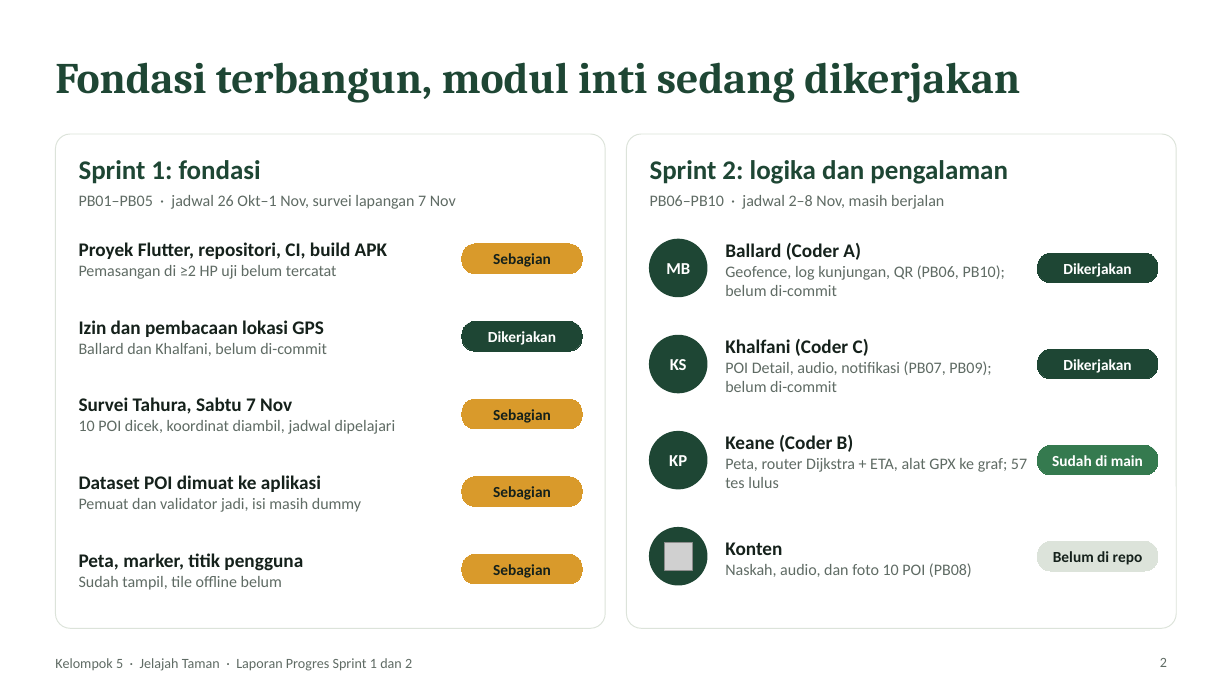
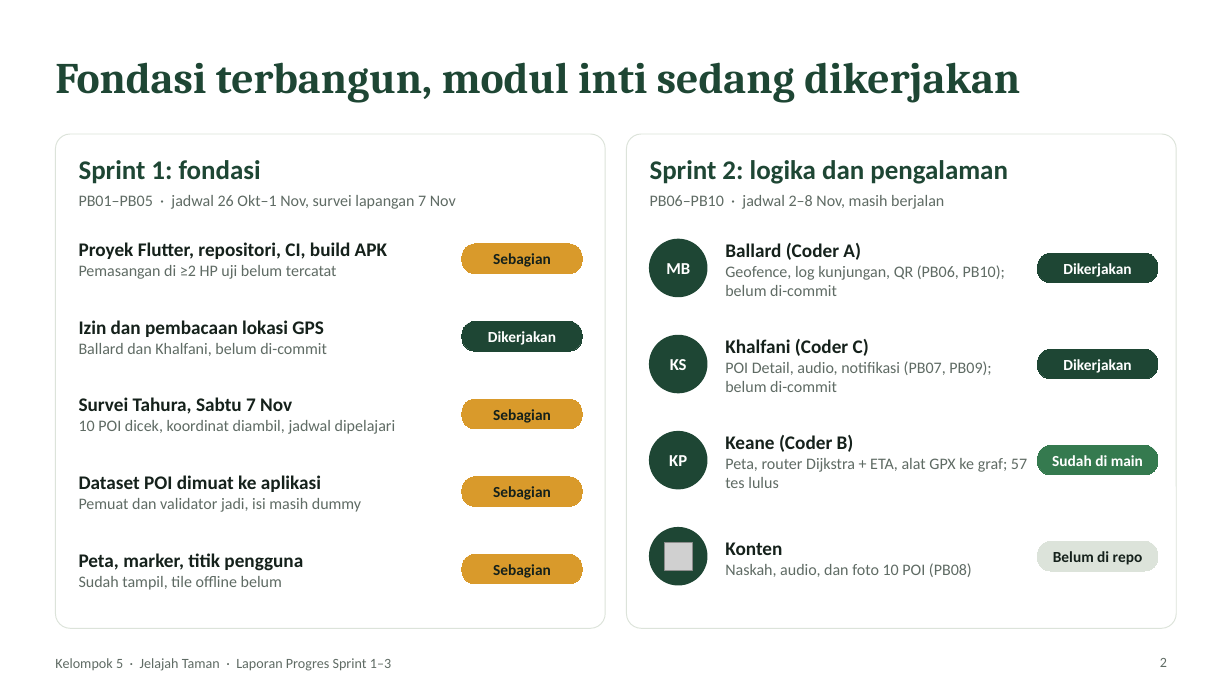
Before and after one commit to keaneplim/Transformasi-Digital-UAS, a slide deck: slide 2 of docs/presentation/Progres_Sprint1-2_Kel5_Jelajah_Taman.pptx. Drawn at 1232x693 pixels with LibreOffice and Linux fonts; fonts in the diff are those of the drawing; grey boxes stand for pictures; background and template pictures are left out. Boxes give left, top, right and bottom in pixels: in the first picture for what was removed or moved away, otherwise in the second. Text is boxed around its words. In the diff, an @@ line names an element or a change of style, - is before the commit and + after.

```diff
--- a/docs/presentation/Progres_Sprint1-2_Kel5_Jelajah_Taman.pptx
+++ b/docs/presentation/Progres_Sprint1-2_Kel5_Jelajah_Taman.pptx
@@ text at [55,658,391,671]: text changed @@
-Kelompok 5 · Jelajah Taman · Laporan Progres Sprint 1 dan 2
+Kelompok 5 · Jelajah Taman · Laporan Progres Sprint 1–3
```
Also in this commit, not shown: 3 other slides changed, 2 slides added.
